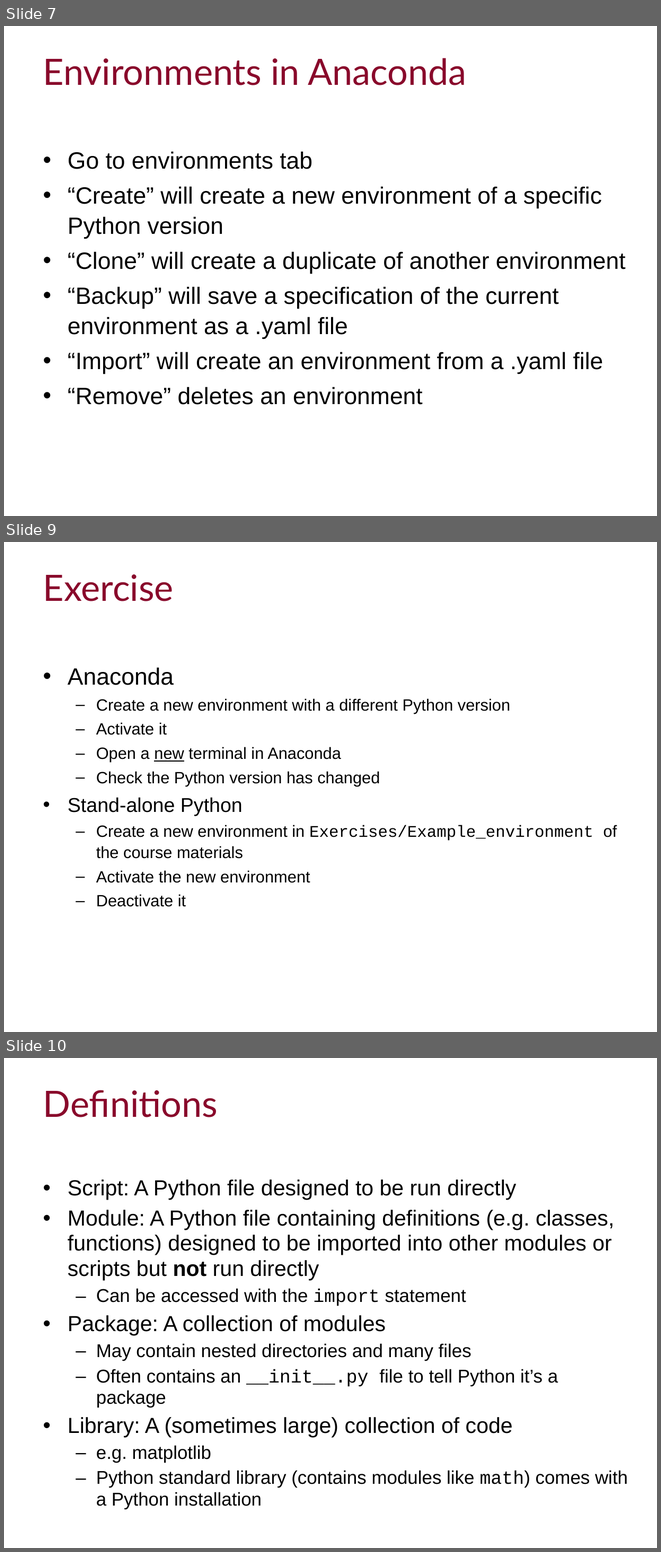
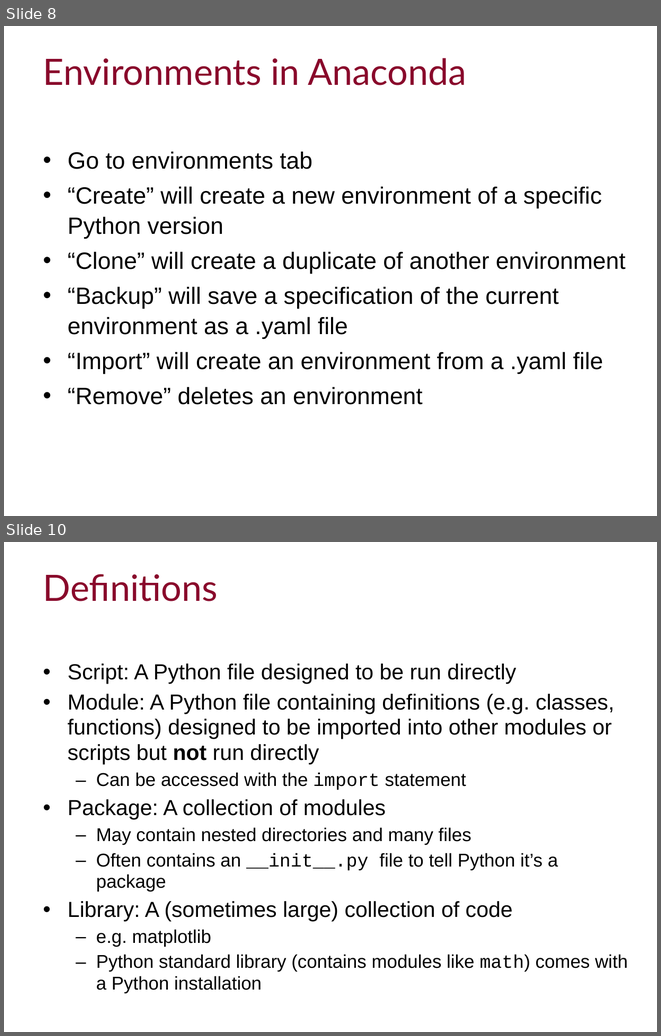
Before and after one commit to ImperialCollegeLondon/RCDS-managing-and-running-python-effectively, a slide deck: Managing and Running Python Effectively.pptx. Shown one above the other, each under a label of ours: slides 7, 9 and 10 before the commit, slides 8 and 10 after it; the slides between them are not shown. The pictures are 661x1552 and 661x1036 pixels, drawn with LibreOffice and Linux fonts; fonts in the diff are those of the drawing; background and template pictures are left out. Boxes give left, top, right and bottom in pixels: in the first picture for what was removed or moved away, otherwise in the second. Text is boxed around its words. In the diff, an @@ line names an element or a change of style, - is before the commit and + after.

Commit message:
Updated exercises to follow-along

```diff
--- a/Managing and Running Python Effectively.pptx
+++ b/Managing and Running Python Effectively.pptx
@@ slide 9 removed at (x1=4, y1=542, x2=657, y2=1032), background #FFFFFF @@
@@ title removed at (x1=43, y1=574, x2=174, y2=601) @@
-Exercise
@@ text removed at (x1=68, y1=667, x2=617, y2=907) @@
-• Anaconda
-  – Create a new environment with a different Python version
-  – Activate it
-  – Open a new terminal in Anaconda
-  – Check the Python version has changed
-• Stand-alone Python
-  – Create a new environment in Exercises/Example_environment of the course materials
-  – Activate the new environment
-  – Deactivate it
@@ what was slide 7 is now slide 8 @@
```
Also in this commit, not shown: 2 slides changed, 2 slides added, 1 other slide removed, 1 other file.
